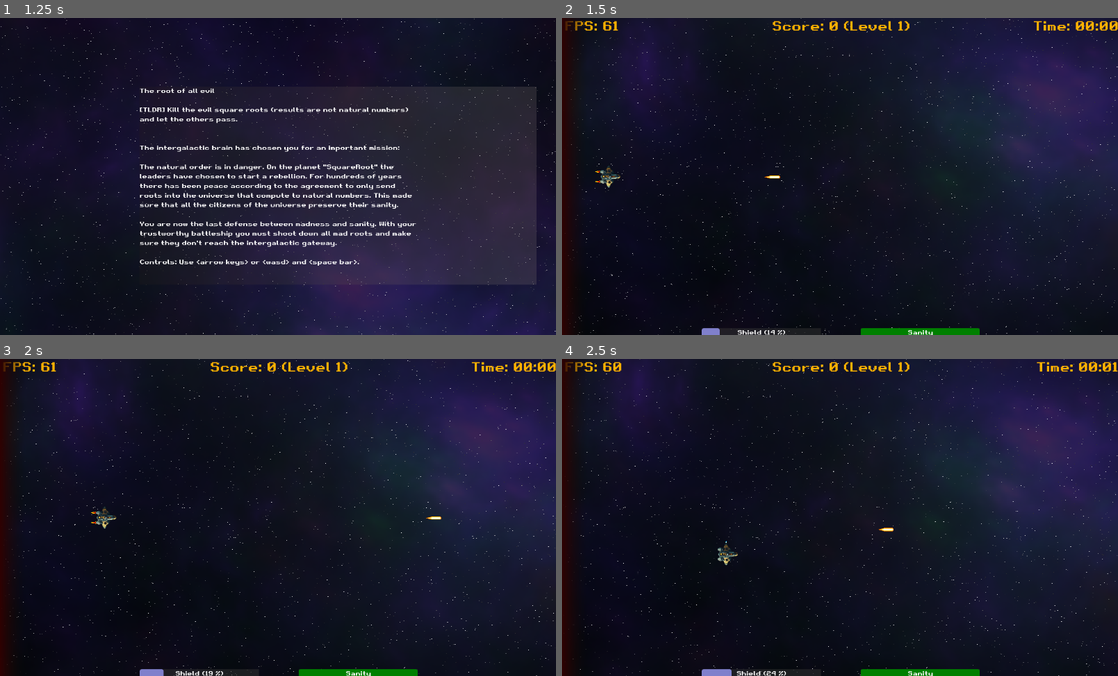
Above: before the commit, frames 1-4 (two rows, left to right).
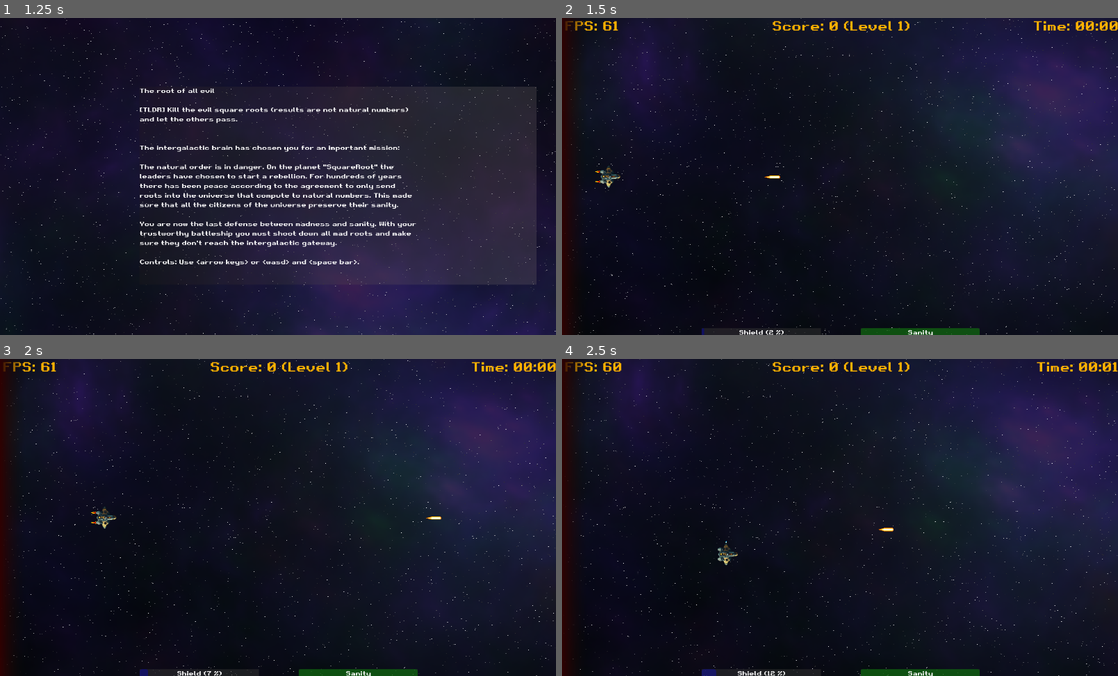
Above: after the commit, the same moments.

Repository: gingerr/ggj-2023-roots-one
Game: Godot game, scene res://MainMenu.tscn
Two runs of this game, one before a commit and one after it. Both use one fixed random seed, a clock stepped at 60 frames per second and the inputs below.
Inputs:
- Up to frame 1 (1.25 s): click "New Game" at 0.5 s
- Up to frame 2 (1.5 s): tap Enter (ui_accept) at 1.25 s; hold Right (ui_right) from 1.28 s (still down)
- Up to frame 3 (2 s): keep holding Right (ui_right); tap Enter (ui_accept) at 1.52 s
- Up to frame 4 (2.5 s): release Right (ui_right) at 2.03 s; hold Down (ui_down) from 2.03 s (still down); tap Enter (ui_accept) at 2.27 s

Frame 1 is identical in both runs. In frame 2, 0.6% of the frame differs, in the area x 25-76%, y 97-100%; in frame 3, 0.6%; in frame 4, 0.7%.

Commit message:
.

Diff:
--- a/HUD.gd
+++ b/HUD.gd
@@ -17,13 +17,20 @@
 	Utils.default_font_color(get_node('%Score'))
 	Utils.default_font_color(get_node('%Time'))
 
+	var bar_shield: ProgressBar = $MainContainer/VBoxContainer/Bottom/Shield/ShieldBar
+	bar_shield.get("theme_override_styles/background").bg_color = Color (0.2, 0.2, 0.2, 0.5)
+	bar_shield.max_value = 100
+
+	var bar_sanity: ProgressBar = $MainContainer/VBoxContainer/Bottom/Sanity/SanityBar
+	bar_sanity.get("theme_override_styles/background").bg_color = Color (0.2, 0.2, 0.2, 0.5)
+
 func _process(delta: float):
 	time += delta
-	updateHUD()
 	if shield < 100.0:
 		shield += 10 * delta
 	else:
 		shield = 100.0
+	updateHUD()
 
 func setVisibility(value: bool):
 	$MainContainer.visible = value
@@ -37,6 +44,7 @@
 
 func setMaxHealth(value: int):
 	maxHealth = value
+	shield = 0
 	updateHUD()
 
 func setLevel(value: int):
@@ -57,14 +65,12 @@
 	var bar_sanity: ProgressBar = $MainContainer/VBoxContainer/Bottom/Sanity/SanityBar
 	bar_sanity.max_value = max(maxHealth, 1)
 	bar_sanity.value = health
-	var percentage = float(health) / float(max(maxHealth, 1))
-	bar_sanity.get("theme_override_styles/fill").bg_color = Color (0.5 - percentage, 0.5 * percentage, 0)
-	bar_sanity.get("theme_override_styles/background").bg_color = Color (0.2, 0.2, 0.2, 0.5)
+	var percentage_health = float(health) / float(max(maxHealth, 1))
+	bar_sanity.get("theme_override_styles/fill").bg_color = Color (0.5 - percentage_health, 0.5 * percentage_health, 0, 0.5)
 
 	var bar_shield: ProgressBar = $MainContainer/VBoxContainer/Bottom/Shield/ShieldBar
-	bar_shield.get("theme_override_styles/fill").bg_color = Color (0.5, 0.5, 0.8 * percentage)
-	bar_shield.get("theme_override_styles/background").bg_color = Color (0.2, 0.2, 0.2, 0.5)
-	bar_shield.max_value = 100
+	var percentage_shield = float(shield) / 100.0
+	bar_shield.get("theme_override_styles/fill").bg_color = Color (0.5 * percentage_shield, 0.5 * percentage_shield, 0.6 + 0.4 * percentage_shield, 0.5)
 	bar_shield.value = shield
 
 	if shield == 100.0:
--- a/HUD.tscn
+++ b/HUD.tscn
@@ -3,6 +3,7 @@
 [ext_resource type="Script" path="res://HUD.gd" id="3"]
 
 [sub_resource type="StyleBoxFlat" id="StyleBoxFlat_8xd2c"]
+bg_color = Color(0, 0, 0, 1)
 
 [sub_resource type="StyleBoxFlat" id="StyleBoxFlat_8mfp3"]
 bg_color = Color(0.188235, 0.619608, 0.207843, 1)
@@ -12,6 +13,7 @@
 corner_radius_bottom_left = 5
 
 [sub_resource type="StyleBoxFlat" id="StyleBoxFlat_c55ut"]
+bg_color = Color(0, 0, 0, 1)
 
 [sub_resource type="StyleBoxFlat" id="StyleBoxFlat_kxm5a"]
 bg_color = Color(0.188235, 0.619608, 0.207843, 1)
